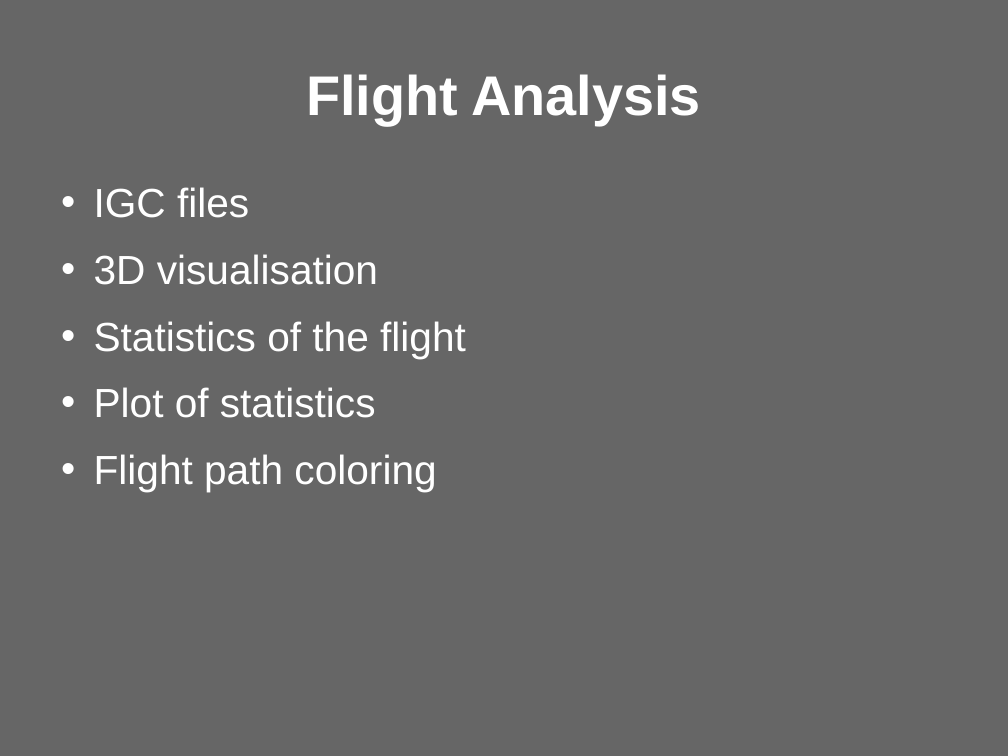
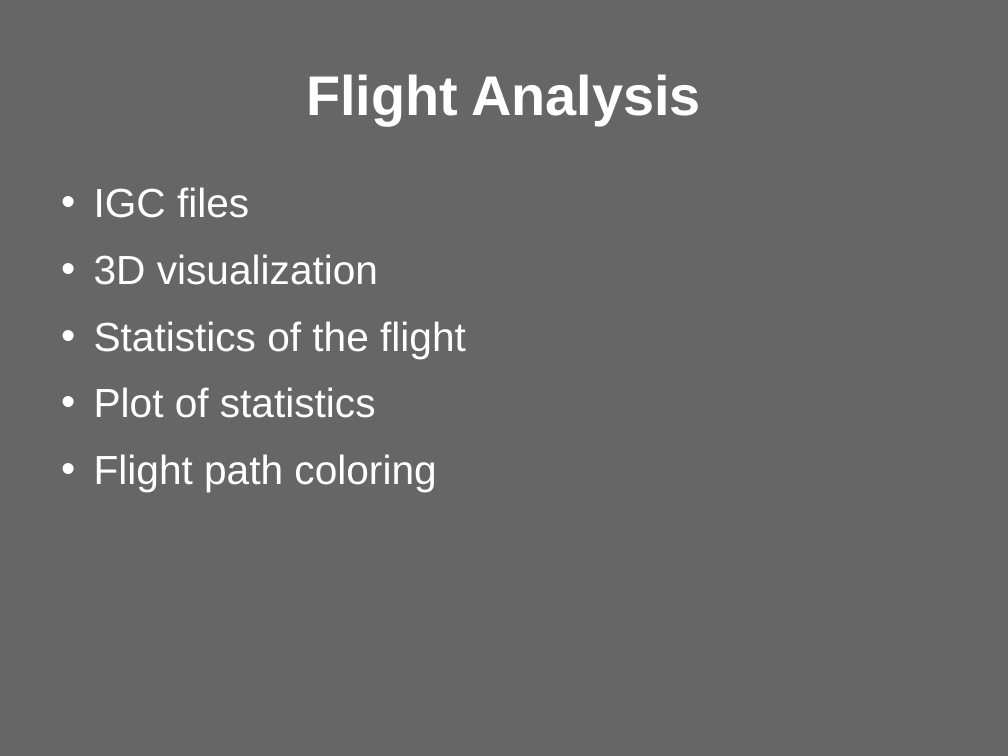
Before and after one commit to updraft/updraft, a slide deck: slide 16 of Docs/presentation.odp. Drawn at 1008x756 pixels with LibreOffice and Linux fonts; fonts in the diff are those of the drawing; background and template pictures are left out. Boxes give left, top, right and bottom in pixels: in the first picture for what was removed or moved away, otherwise in the second. Text is boxed around its words. In the diff, an @@ line names an element or a change of style, - is before the commit and + after.

```diff
--- a/Docs/presentation.odp
+++ b/Docs/presentation.odp
@@ text at (94, 254, 378, 285): text changed @@
-• 3D visualisation
+• 3D visualization
```
Also in this commit, not shown: 7 other slides changed, 3 slides added, 2 slides removed.
